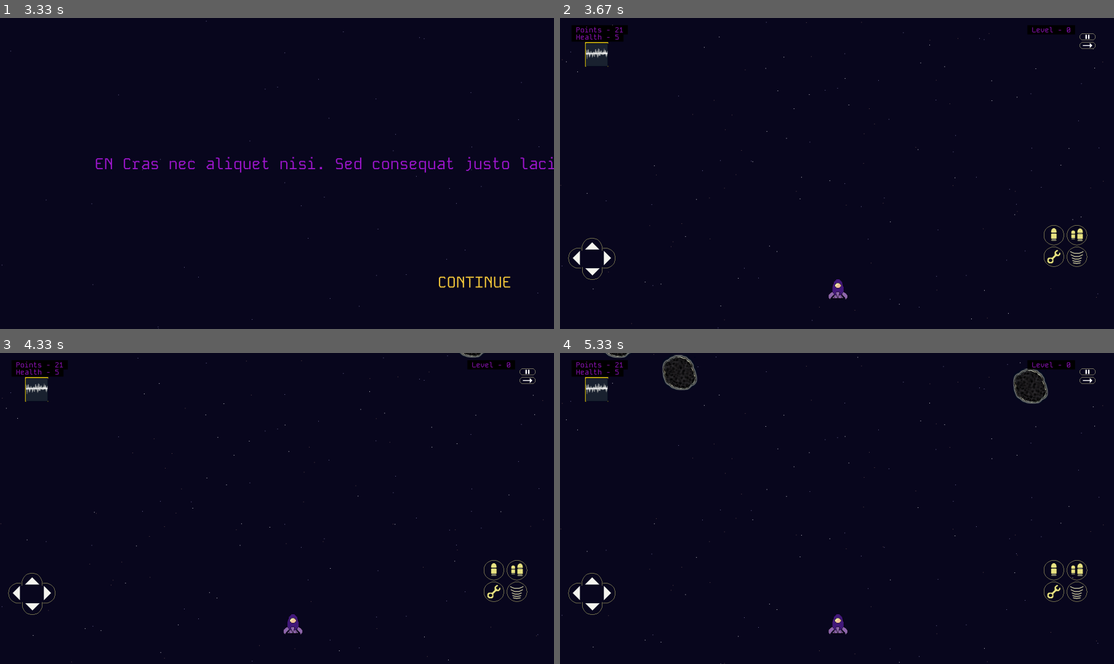
Above: before the commit, frames 1-4 (two rows, left to right).
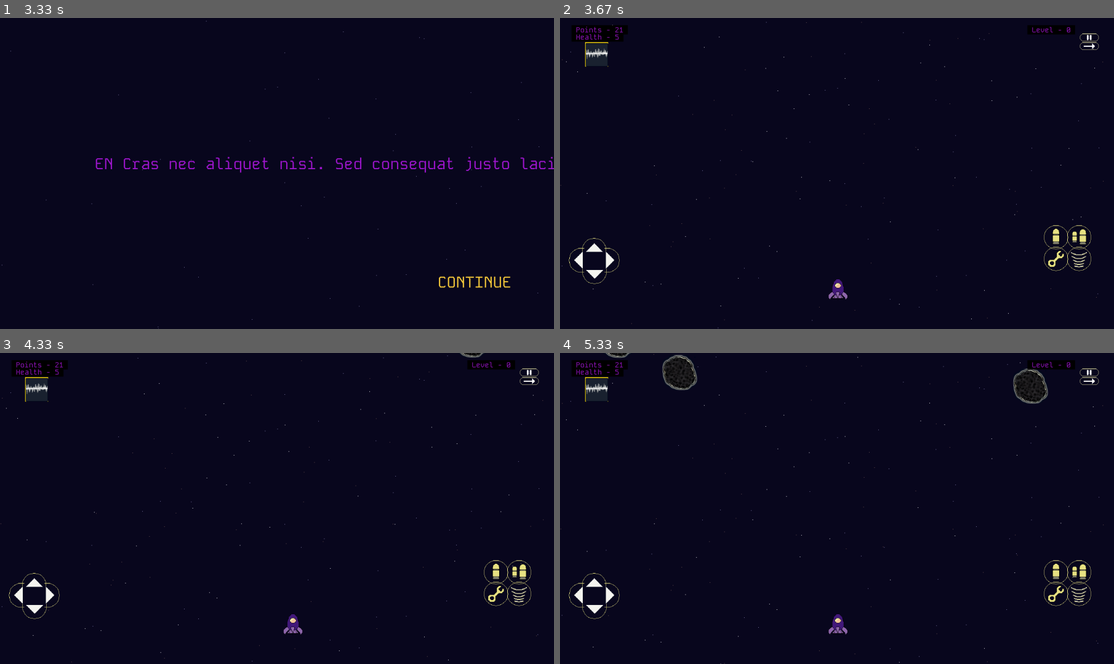
Above: after the commit, the same moments.

Repository: MicaelaEdith/spacecraftGame-pygame
Game: pygame game, started from main.py
The game is run twice, just before and just after one commit, with the same random seed, the same clock (stepped at 60 frames per second) and the same inputs.
Inputs (mouse positions are in pixels of both pictures, inside the frame that each line leads up to):
- Up to frame 1 (3.33 s): press the mouse at (55, 105) at 0.37 s; move the mouse to (177, 185) at 0.47 s; release the mouse at (293, 266) at 0.6 s; click "CONTINUE" at 1.22 s; press the mouse at (476, 282) at 1.53 s; move the mouse to (349, 282) at 1.63 s; release the mouse at (227, 282) at 1.77 s; press the mouse at (476, 282) at 1.87 s; move the mouse to (432, 201) at 1.97 s; release the mouse at (393, 117) at 2.1 s
- Up to frame 2 (3.67 s): no input
- Up to frame 3 (4.33 s): press the mouse at (44, 595) at 4.03 s; move the mouse to (243, 564) at 4.13 s; release the mouse at (437, 533) at 4.27 s
- Up to frame 4 (5.33 s): press the mouse at (576, 595) at 4.37 s; move the mouse to (626, 548) at 4.47 s; release the mouse at (681, 502) at 4.6 s; press the mouse at (1086, 371) at 4.7 s; move the mouse to (969, 496) at 4.8 s; release the mouse at (848, 620) at 4.93 s; press the mouse at (593, 604) at 5.03 s; move the mouse to (676, 502) at 5.13 s; release the mouse at (759, 396) at 5.27 s

Frame 1 is identical in both runs. In frame 2, 0.9% of the frame differs, in the area x 1-98%, y 4-86%; in frame 3, 0.9%; in frame 4, 0.9%.

Commit message:
fix buttons

Diff:
--- a/main.py
+++ b/main.py
@@ -9,7 +9,7 @@
 
 pygame.init()
 
-icon = pygame.image.load("Assets/Player/spacecraft0.png")
+icon = pygame.image.load("Assets/Player/0.png")
 icon.set_colorkey([1, 6, 26])
 pygame.display.set_icon(icon)
 os.environ['SDL_VIDEO_CENTERED'] = '1'
@@ -41,8 +41,7 @@
     scale_factor = 1.3
 
 
-
-display = pygame.display.set_mode((screenWidth, screenHeight), pygame.SRCALPHA)
+display = pygame.display.set_mode((screenWidth, screenHeight), pygame.FULLSCREEN | pygame.SRCALPHA)
 pygame.display.set_caption("Tango triste en un asteroide")
 
 menu = Menu(screenWidth, screenHeight)
@@ -74,43 +73,44 @@
 
 meteorite = Meteorite(screenWidth, screenHeight)
 
+
 if not full_hd:
     buttons_left = [
-        Button(75, screenHeight // 3 * 2.15 - 10, img_button + "up_arrow.png"),
-        Button(75, screenHeight // 3 * 2.15 + 65, img_button + "down_arrow.png"),
-        Button(20, screenHeight // 3 * 2.15 + 25, img_button + "left_arrow.png"),
-        Button(120, screenHeight // 3 * 2.15 + 25, img_button + "right_arrow.png"),
+        Button(screenWidth, 75, screenHeight // 3 * 2.15 - 10, img_button + "up_arrow.png"),
+        Button(screenWidth, 75, screenHeight // 3 * 2.15 + 65, img_button + "down_arrow.png"),
+        Button(screenWidth, 20, screenHeight // 3 * 2.15 + 25, img_button + "left_arrow.png"),
+        Button(screenWidth, 120, screenHeight // 3 * 2.15 + 25, img_button + "right_arrow.png"),
     ]
 
     buttons_right = [
-        Button((screenWidth - 245), screenHeight // 3 * 2, img_button + "actionA.png"),
-        Button((screenWidth - 165), screenHeight // 3 * 2, img_button + "actionB.png"),
-        Button((screenWidth - 245), screenHeight // 3 * 2 + 75, img_button + "actionC.png"),
-        Button((screenWidth - 165), screenHeight // 3 * 2 + 75, img_button + "actionD.png"),
+        Button(screenWidth, (screenWidth - 245), screenHeight // 3 * 2, img_button + "action_A.png"),
+        Button(screenWidth, (screenWidth - 165), screenHeight // 3 * 2, img_button + "action_B.png"),
+        Button(screenWidth, (screenWidth - 245), screenHeight // 3 * 2 + 75, img_button + "action_C.png"),
+        Button(screenWidth, (screenWidth - 165), screenHeight // 3 * 2 + 75, img_button + "action_D.png"),
     ]
 
     buttons_menu = [
-        Button(screenWidth - 120, screenHeight // 20, img_button + "pause.png"),
-        Button(screenWidth - 120, screenHeight // 20 + 30, img_button + "exit.png"),
+        Button(screenWidth, screenWidth - 120, screenHeight // 20, img_button + "pause.png"),
+        Button(screenWidth, screenWidth - 120, screenHeight // 20 + 30, img_button + "exit.png"),
     ]
 else:
     buttons_left = [
-        Button(110, screenHeight // 3 * 2.15 , img_button + "up_arrow.png"),
-        Button(110, screenHeight // 3 * 2.15 + 110, img_button + "down_arrow.png"),
-        Button(50, screenHeight // 3 * 2.15 + 60, img_button + "left_arrow.png"),
-        Button(160, screenHeight // 3 * 2.15 + 60, img_button + "right_arrow.png"),
+        Button(screenWidth, 140, screenHeight // 3 * 2.15 , img_button + "up_arrow.png"),
+        Button(screenWidth, 140, screenHeight // 3 * 2.15 + 110, img_button + "down_arrow.png"),
+        Button(screenWidth, 50, screenHeight // 3 * 2.15 + 60, img_button + "left_arrow.png"),
+        Button(screenWidth, 210, screenHeight // 3 * 2.15 + 60, img_button + "right_arrow.png"),
     ]
 
     buttons_right = [
-        Button(screenWidth - 555, screenHeight // 3 * 2, img_button + "actionA.png"),
-        Button(screenWidth - 370, screenHeight // 3 * 2, img_button + "actionB.png"),
-        Button(screenWidth - 550, screenHeight // 3 * 2 + 160, img_button + "actionC.png"),
-        Button(screenWidth - 370, screenHeight // 3 * 2 + 160, img_button + "actionD.png"),
+        Button(screenWidth, screenWidth - 550, screenHeight // 3 * 2, img_button + "action_A.png"),
+        Button(screenWidth, screenWidth - 370, screenHeight // 3 * 2, img_button + "action_B.png"),
+        Button(screenWidth, screenWidth - 550, screenHeight // 3 * 2 + 160, img_button + "action_C.png"),
+        Button(screenWidth, screenWidth - 370, screenHeight // 3 * 2 + 160, img_button + "action_D.png"),
     ]
 
     buttons_menu = [
-        Button(screenWidth - 380, screenHeight // 11.5, img_button + "pause.png"),  # start
-        Button(screenWidth - 380, screenHeight // 11.5 + 70, img_button + "exit.png"),  # salir
+        Button(screenWidth, screenWidth - 380, screenHeight // 11.5, img_button + "pause.png"),  # start
+        Button(screenWidth, screenWidth - 380, screenHeight // 11.5 + 70, img_button + "exit.png"),  # salir
     ]
 
 music_on = option_menu.music_on
--- a/menu.py
+++ b/menu.py
@@ -210,21 +210,44 @@
 
 
 class Button:
-    def __init__(self, x, y, image_path):
+    def __init__(self, screenW, x, y, image_path):
         self.image = pygame.image.load(image_path).convert_alpha()
+
+        if screenW > 1920:
+            scale_factor = 2
+        elif screenW > 1200:
+            scale_factor = 1.2
+        else:
+            scale_factor = 1
+
+        original_size = self.image.get_size()
+        new_size = (int(original_size[0] * scale_factor), int(original_size[1] * scale_factor))
+        self.image = pygame.transform.scale(self.image, new_size)
+
         self.image.set_colorkey([1, 6, 26])
+
         self.rect = self.image.get_rect(topleft=(x, y))
+
         self.clicked = False
+
+        self.nav_bar_offset_x = 0
+
+        if 'action' in image_path:
+            self.nav_bar_offset_x = 52
+            print('Imagen con offset de colisión: ', image_path)
 
     def draw(self, surface):
         if self.clicked:
             self.image.set_alpha(100)
-
         else:
             self.image.set_alpha(255)
         surface.blit(self.image, self.rect.topleft)
 
     def is_clicked(self, pos, pressed):
-        if self.rect.collidepoint(pos):
+        collision_rect = self.rect.copy()
+        collision_rect.x += self.nav_bar_offset_x
+
+        if collision_rect.collidepoint(pos):
             self.clicked = pressed
+
         return self.clicked
--- a/playerController.py
+++ b/playerController.py
@@ -11,6 +11,10 @@
         self.score = 21
         self.speed = 1
         self.health = 5
+        self.hd = False
+
+        if screenWidth >= 1900 :
+            self.hd = True
 
         self.animation = []
 
@@ -19,9 +23,9 @@
         else:
             scale_factor = 1.3
 
-        img0 = pygame.image.load("Assets/Player/0a.png").convert()
-        img1 = pygame.image.load("Assets/Player/1a.png").convert()
-        img2 = pygame.image.load("Assets/Player/2a.png").convert()
+        img0 = pygame.image.load("Assets/Player/0.png").convert()
+        img1 = pygame.image.load("Assets/Player/1.png").convert()
+        img2 = pygame.image.load("Assets/Player/2.png").convert()
 
         original_size0 = img0.get_size()
         original_size1 = img1.get_size()
@@ -235,23 +239,35 @@
         rotated_image = pygame.transform.rotate(self.original_images[self.frame], self.angle)
         display.blit(rotated_image, [self.xPosition, self.yPosition])
 
-        # Dibujar disparos
         self.drawShoots(display)
 
 
 
     def drawPick(self, display):
+        # Calcular el offset para centrar la imagen
+        sprite_width = self.animation[0].get_width()
+        rotated_image = pygame.transform.rotate(self.pick_images[int(self.pick_frame)], self.angle)
+        rotated_image_width = rotated_image.get_width()
+
+        offset = sprite_width / 2 - rotated_image_width / 2
+
+        if not self.hd:
+            offset = 8
+
+        # Lógica de posición basada en el ángulo
         if self.action['d']:
-            rotated_image = pygame.transform.rotate(self.pick_images[int(self.pick_frame)], self.angle)
             if self.angle > 1:
                 xPosition_current = self.xPosition - 8
-            if self.angle < -1:
-                xPosition_current = self.xPosition + 8
-            if self.angle == 0:
+            elif self.angle == 0:
                 xPosition_current = self.xPosition
-            display.blit(rotated_image, [xPosition_current, self.yPosition -75])
-            self.pick_frame -=.1
-            self.pick_frame = (self.pick_frame + (self.pick_frame-int(self.pick_frame))) % len(self.pick_images)
+
+            # Dibujar la imagen rotada alineada al centro del sprite
+            display.blit(rotated_image, [xPosition_current + offset, self.yPosition - 75])
+
+            # Actualizar el frame de la animación
+            self.pick_frame -= 0.1
+            self.pick_frame = (self.pick_frame + (self.pick_frame - int(self.pick_frame))) % len(self.pick_images)
+
 
 
     def drawExplosion(self, display):
Renamed: Assets/Buttons/actionA.png -> Assets/Buttons/action_A.png
Renamed: Assets/Buttons/actionB.png -> Assets/Buttons/action_B.png
Renamed: Assets/Buttons/actionC.png -> Assets/Buttons/action_C.png
Renamed: Assets/Buttons/actionD.png -> Assets/Buttons/action_D.png
Binary file changed: Assets/Player/0.png
Binary file removed: Assets/Player/0a.png
Binary file changed: Assets/Player/1.png
Binary file removed: Assets/Player/1a.png
Binary file changed: Assets/Player/2.png
Binary file removed: Assets/Player/2a.png
Binary file removed: Assets/Player/spacecraft0.png
Binary file removed: Assets/Player/spacecraft1.png
(and 4 more such lines)
